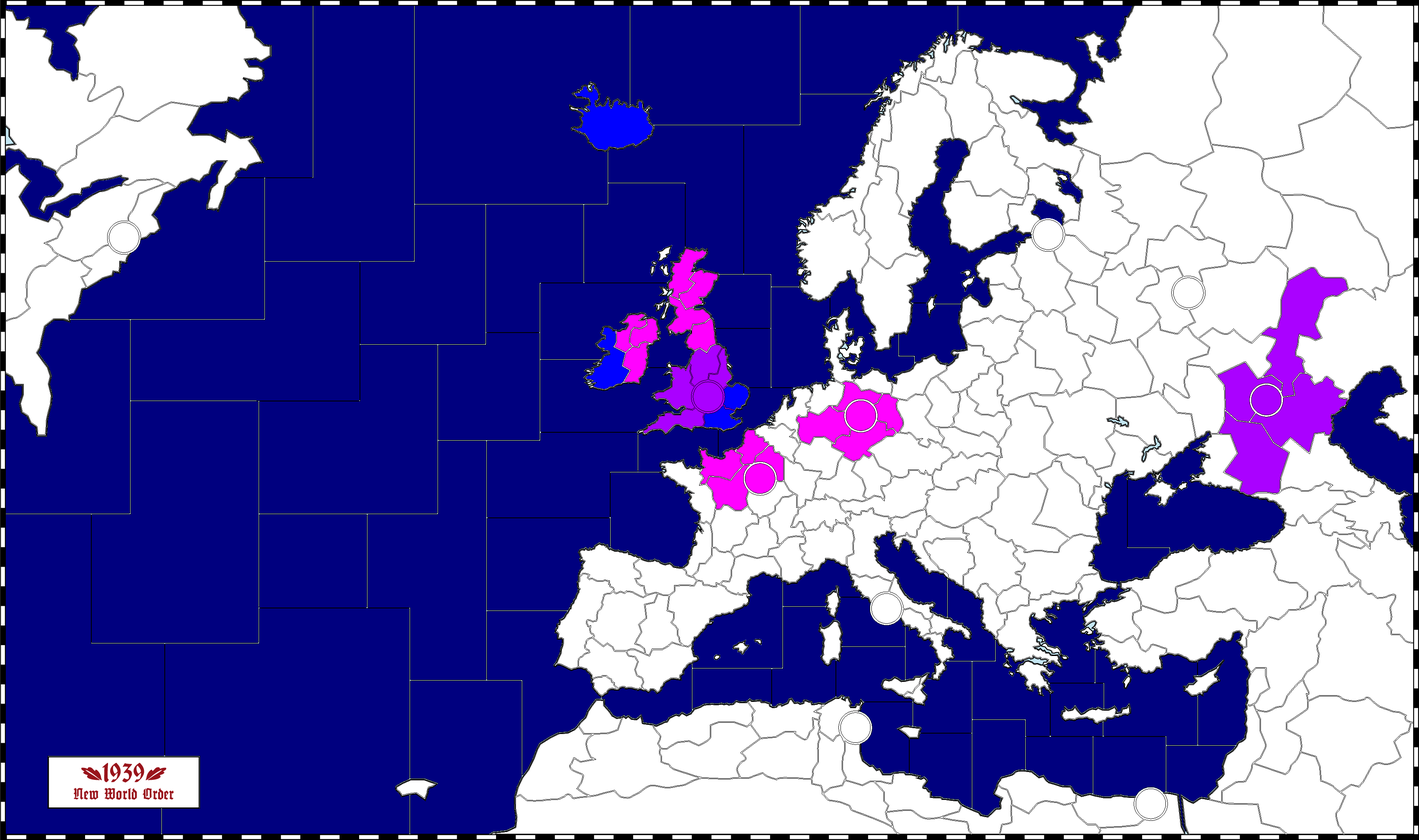
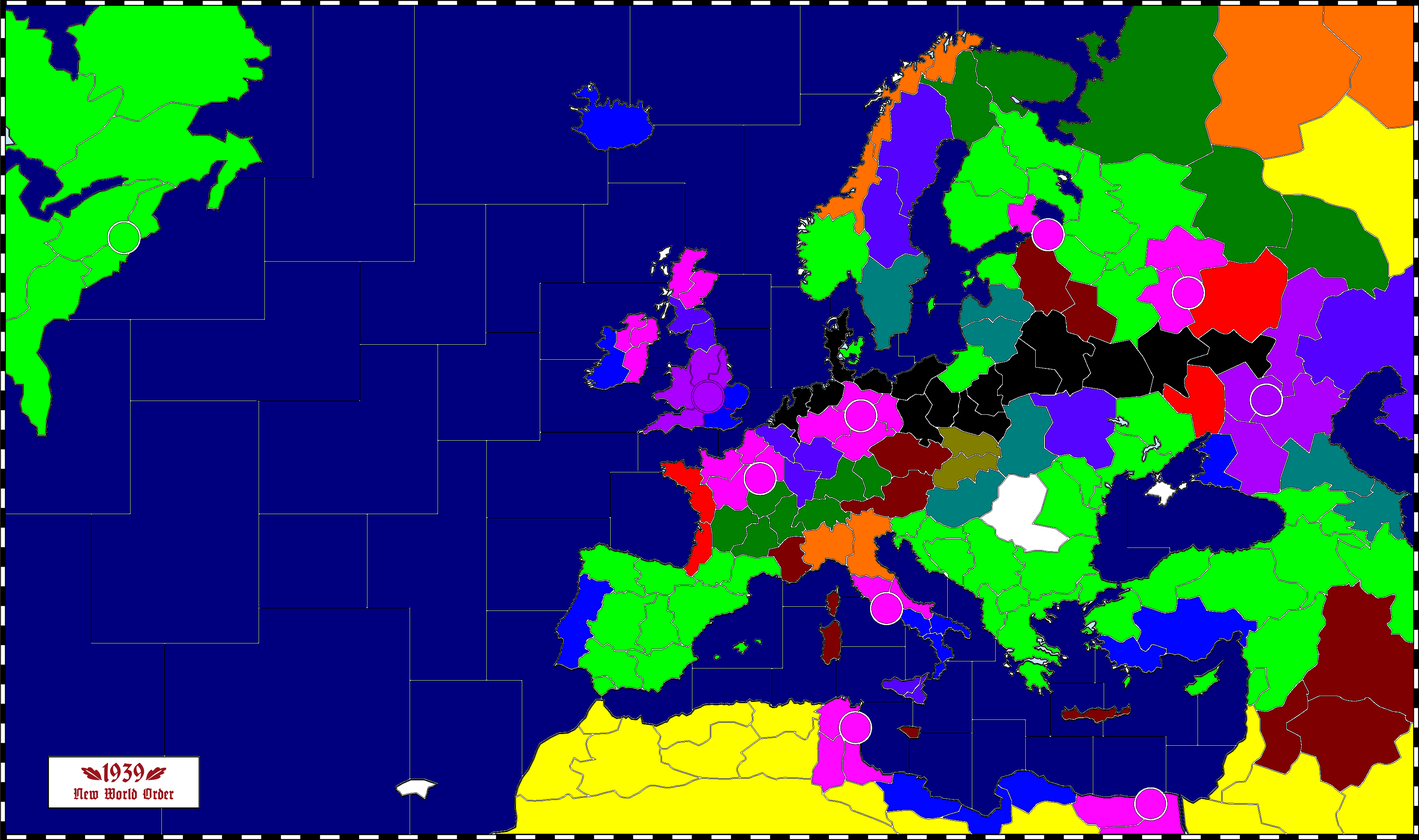
Before/after of a 1419px x 840px layered artwork. What changed in the layer stack:
painted on "레이어" over bbox(5, 5, 1414, 834)
